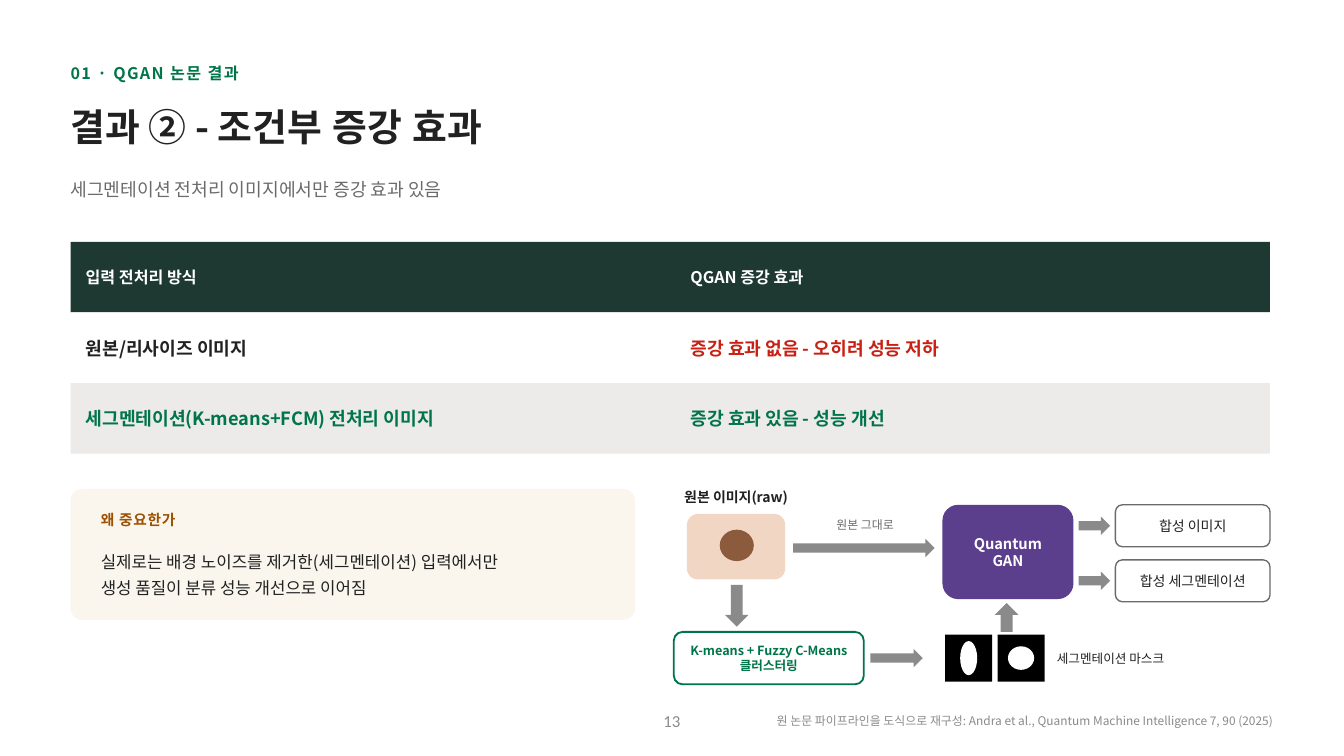
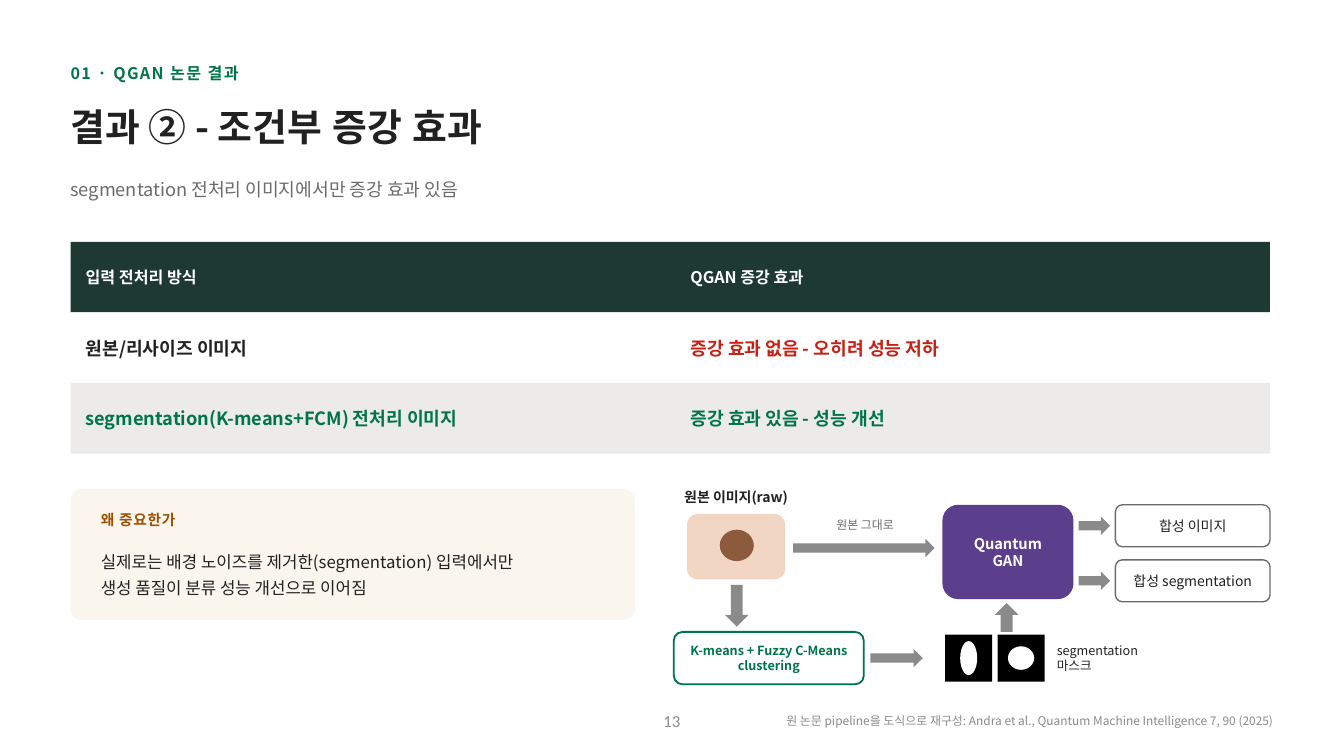
Before and after one commit to hyunhp/skin_disease_qml, a slide deck: slide 13 of practice/day1_slides/day1_theory_slides.pptx. Drawn at 1344x756 pixels with LibreOffice and Linux fonts; fonts in the diff are those of the drawing. Boxes give left, top, right and bottom in pixels: in the first picture for what was removed or moved away, otherwise in the second. Text is boxed around its words. In the diff, an @@ line names an element or a change of style, - is before the commit and + after.

```diff
--- a/practice/day1_slides/day1_theory_slides.pptx
+++ b/practice/day1_slides/day1_theory_slides.pptx
@@ text at <box>71,181,458,201</box>: text changed @@
-세그멘테이션 전처리 이미지에서만 증강 효과 있음
+segmentation 전처리 이미지에서만 증강 효과 있음
@@ text at <box>86,409,457,430</box>: text changed @@
-세그멘테이션(K-means+FCM) 전처리 이미지
+segmentation(K-means+FCM) 전처리 이미지
@@ text at <box>101,554,513,572</box>: text changed @@
-실제로는 배경 노이즈를 제거한(세그멘테이션) 입력에서만
+실제로는 배경 노이즈를 제거한(segmentation) 입력에서만
@@ text in rounded rectangle at <box>1133,574,1252,590</box>: text changed @@
-합성 세그멘테이션
+합성 segmentation
@@ text in rounded rectangle at <box>738,657,800,673</box>: text changed @@
-클러스터링
+clustering
@@ text at <box>1057,645,1138,671</box>: text changed @@
-세그멘테이션 마스크
+segmentation 마스크
@@ text at <box>786,715,1273,728</box>: text changed @@
-원 논문 파이프라인을 도식으로 재구성: Andra et al., Quantum Machine Intelligence 7, 90 (2025)
+원 논문 pipeline을 도식으로 재구성: Andra et al., Quantum Machine Intelligence 7, 90 (2025)
```
Also in this commit, not shown: 16 other slides changed, 14 other files.
